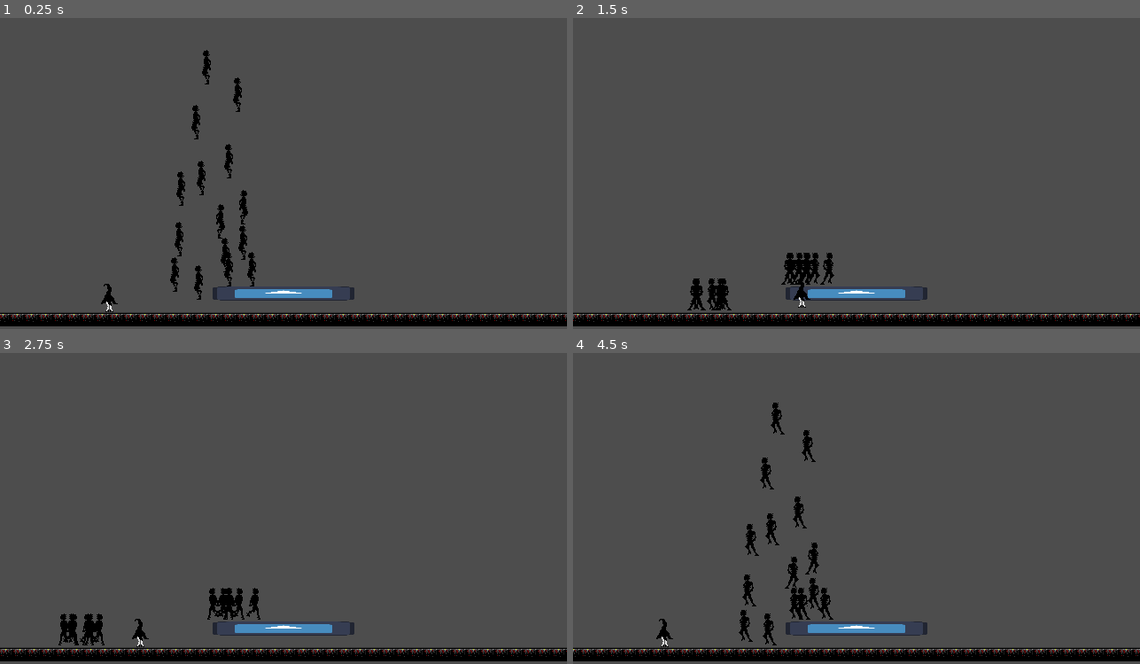
Above: before the commit, frames 1-4 (two rows, left to right).
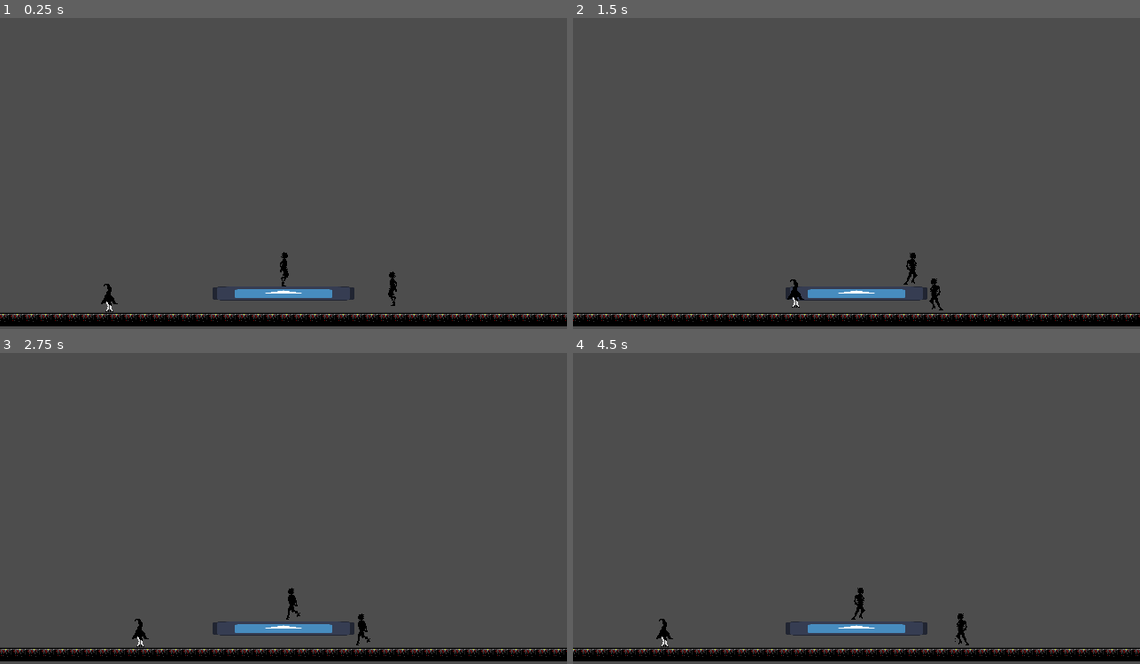
Above: after the commit, the same moments.

Repository: jojovary/HNUWinterGameJam24
Game: Godot game, scene res://Szenen/PrototypeLevel.tscn
Two runs of this game, one before a commit and one after it. Both use one fixed random seed, a clock stepped at 60 frames per second and the inputs below. The engine's default icon, where the game draws it, is replaced by a stand-in: a white triangle on a blue panel in a dark square.
Inputs (mouse positions are in pixels of both pictures, inside the frame that each line leads up to):
- Up to frame 1 (0.25 s): no input
- Up to frame 2 (1.5 s): tap Enter (eat) at 0.5, 1.35 s; move the mouse to (981, 142) at 0.52 s; hold Right mouse button (Dash) 0.53-1.28 s; hold Right (ui_right) from 0.53 s (still down); click (981, 142) at 0.67 s; tap Space (jump) at 0.77 s; move the mouse to (743, 176) at 1.27 s
- Up to frame 3 (2.75 s): tap Space (jump) at 1.52 s; move the mouse to (340, 418) at 2.02 s; release Right (ui_right) at 2.03 s; hold Left (ui_left) from 2.03 s (still down); hold Right mouse button (Dash) from 2.03 s (still down)
- Up to frame 4 (4.5 s): move the mouse to (828, 561) at 2.77 s; release Left (ui_left) at 2.78 s; release Right mouse button (Dash) at 2.78 s; hold Right (ui_right) 2.78-4.28 s; tap Enter (eat) at 2.85, 4.35 s; click (828, 561) at 2.92 s; tap Space (jump) at 3.02, 3.77 s; move the mouse to (1026, 545) at 3.52 s; hold Right mouse button (Dash) 3.53-4.28 s; tap Q (resetTest) at 4.15 s; move the mouse to (686, 443) at 4.27 s; hold Left (ui_left) from 4.28 s (still down)

The runs differ from the first frame. In frame 1, 1.6% of the frame differs, in the area x 30-70%, y 10-93%; in frame 2, 1.4%; in frame 3, 1.2%; in frame 4, 1.8%, in the area x 29-70%, y 15-95%.

Commit message:
layer fix

Diff:
--- a/ssss/Szenen/Enemy.tscn
+++ b/ssss/Szenen/Enemy.tscn
@@ -71,6 +71,7 @@
 position = Vector2(13, 13)
 scale = Vector2(2.08, 1)
 target_position = Vector2(0, 8)
+collision_mask = 12
 collide_with_areas = true
 
 [node name="GroundDetectorLeft" type="RayCast2D" parent="."]
--- a/ssss/Szenen/PrototypeLevel.tscn
+++ b/ssss/Szenen/PrototypeLevel.tscn
@@ -17,52 +17,10 @@
 [node name="Enemies" type="Node2D" parent="."]
 
 [node name="Enemy" parent="Enemies" instance=ExtResource("3_h8dj6")]
-position = Vector2(500, 270)
+position = Vector2(551, 310)
 
 [node name="Enemy2" parent="Enemies" instance=ExtResource("3_h8dj6")]
-position = Vector2(455, 252)
-
-[node name="Enemy3" parent="Enemies" instance=ExtResource("3_h8dj6")]
-position = Vector2(443, 292)
-
-[node name="Enemy4" parent="Enemies" instance=ExtResource("3_h8dj6")]
-position = Vector2(470, 301)
-
-[node name="Enemy5" parent="Enemies" instance=ExtResource("3_h8dj6")]
-position = Vector2(527, 304)
-
-[node name="Enemy6" parent="Enemies" instance=ExtResource("3_h8dj6")]
-position = Vector2(501, 304)
-
-[node name="Enemy7" parent="Enemies" instance=ExtResource("3_h8dj6")]
-position = Vector2(522, 256)
-
-[node name="Enemy8" parent="Enemies" instance=ExtResource("3_h8dj6")]
-position = Vector2(480, 232)
-
-[node name="Enemy9" parent="Enemies" instance=ExtResource("3_h8dj6")]
-position = Vector2(450, 195)
-
-[node name="Enemy10" parent="Enemies" instance=ExtResource("3_h8dj6")]
-position = Vector2(504, 164)
-
-[node name="Enemy11" parent="Enemies" instance=ExtResource("3_h8dj6")]
-position = Vector2(504, 164)
-
-[node name="Enemy12" parent="Enemies" instance=ExtResource("3_h8dj6")]
-position = Vector2(467, 120)
-
-[node name="Enemy13" parent="Enemies" instance=ExtResource("3_h8dj6")]
-position = Vector2(514, 89)
-
-[node name="Enemy14" parent="Enemies" instance=ExtResource("3_h8dj6")]
-position = Vector2(479, 58)
-
-[node name="Enemy15" parent="Enemies" instance=ExtResource("3_h8dj6")]
-position = Vector2(473, 183)
-
-[node name="Enemy16" parent="Enemies" instance=ExtResource("3_h8dj6")]
-position = Vector2(506, 216)
+position = Vector2(689, 308)
 
 [node name="Cage" parent="." instance=ExtResource("11_cspao")]
 position = Vector2(552, 347)
